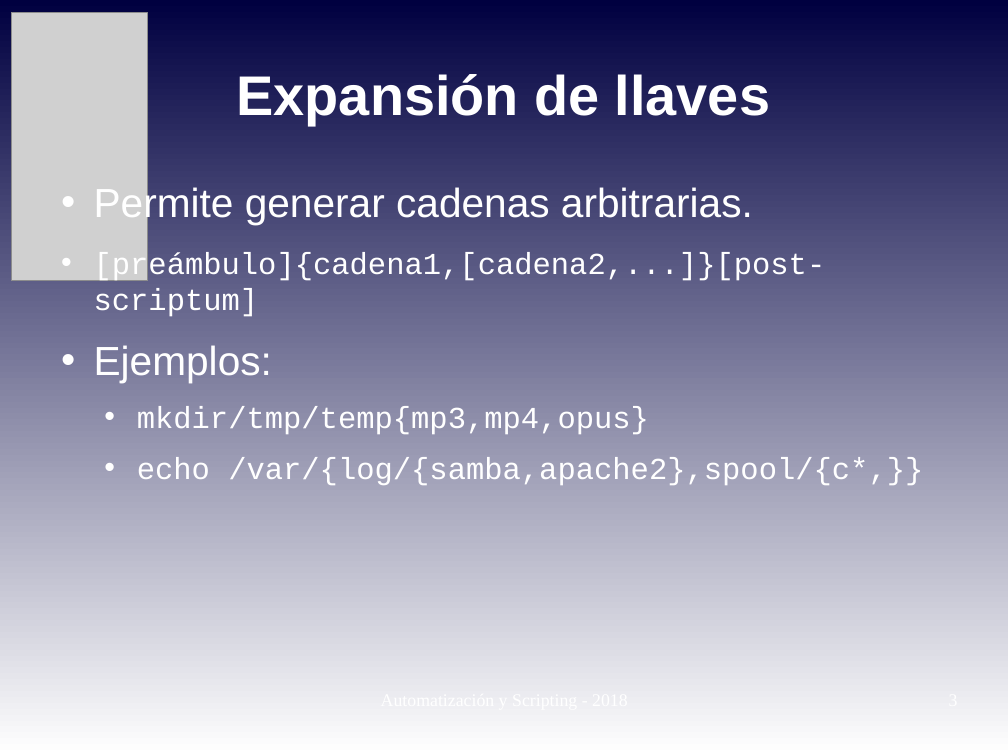
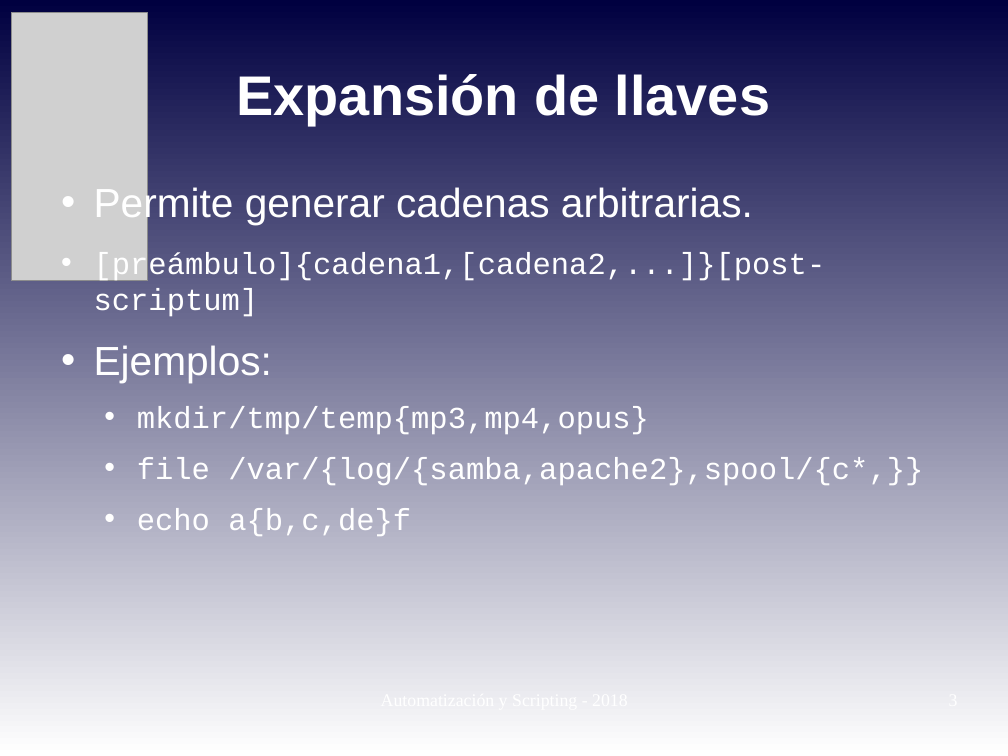
Before and after one commit to niniadcobre/-AutoyScripting, a slide deck: slide 3 of clases/AYS_clase05.odp. Drawn at 1008x756 pixels with LibreOffice and Linux fonts; fonts in the diff are those of the drawing; grey boxes stand for pictures. Boxes give left, top, right and bottom in pixels: in the first picture for what was removed or moved away, otherwise in the second. Text is boxed around its words. In the diff, an @@ line names an element or a change of style, - is before the commit and + after.

```diff
--- a/clases/AYS_clase05.odp
+++ b/clases/AYS_clase05.odp
@@ text at (137,457,923,536): text changed @@
-  • echo /var/{log/{samba,apache2},spool/{c*,}}
+  • file /var/{log/{samba,apache2},spool/{c*,}}
+  • echo a{b,c,de}f
```
Also in this commit, not shown: 2 other slides changed, 3 other files.
